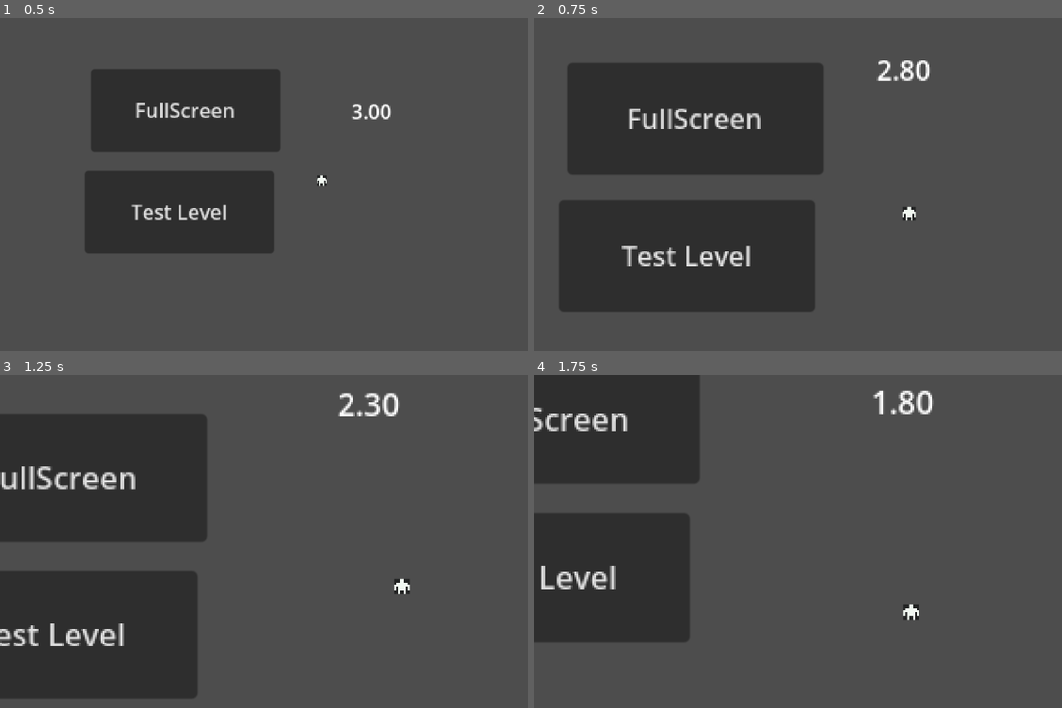
Above: before the commit, frames 1-4 (two rows, left to right).
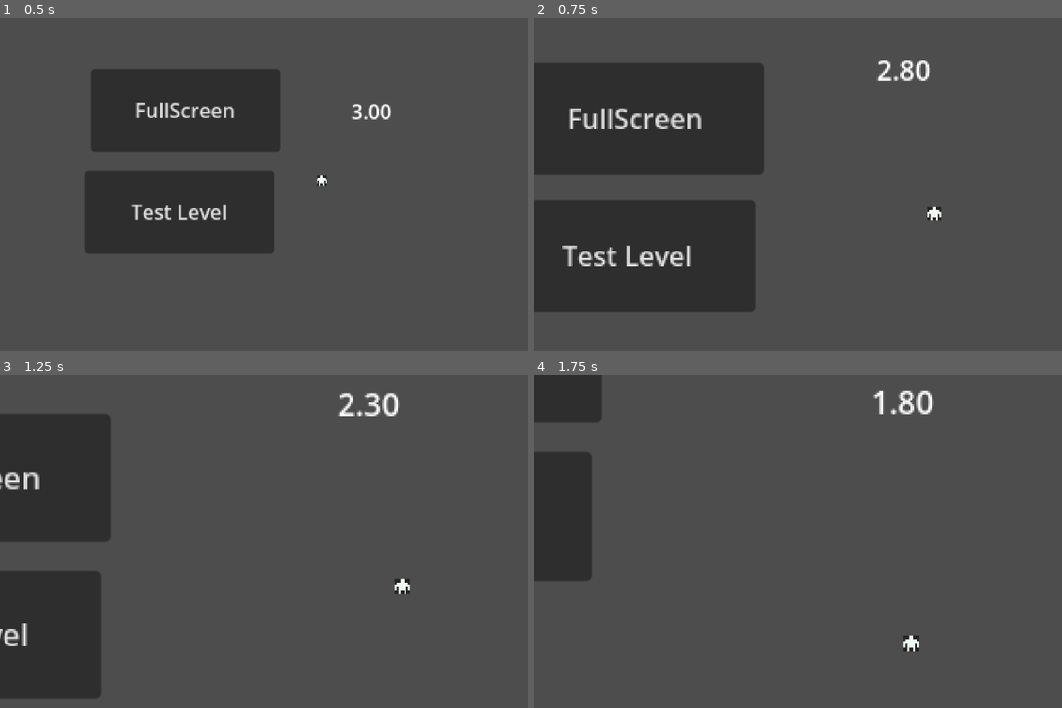
Above: after the commit, the same moments.

Repository: Moustakick/GameJam-Tension
Game: Godot game, scene res://scene/menu.tscn
Two runs of this game, one before a commit and one after it. Both use one fixed random seed, a clock stepped at 60 frames per second and the inputs below.
Inputs (mouse positions are in pixels of both pictures, inside the frame that each line leads up to):
- Up to frame 1 (0.5 s): no input
- Up to frame 2 (0.75 s): move the mouse to (outside the picture) at 0.52 s; hold D (right) from 0.53 s (still down); hold Shift (dash, bound only after the commit) from 0.53 s (still down)
- Up to frame 3 (1.25 s): keep holding D (right); keep holding Shift (dash, bound only after the commit)
- Up to frame 4 (1.75 s): move the mouse to (761, 608) at 1.27 s; release D (right) at 1.28 s; release Shift (dash, bound only after the commit) at 1.28 s; hold Down (down) from 1.28 s (still down); tap Space (attack_key) at 1.35 s; tap Shift (dash, bound only after the commit) at 1.55 s

Frame 1 is identical in both runs. In frame 2, 14% of the frame differs, in the area x 0-78%, y 13-89%; in frame 3, 15%; in frame 4, 18%, in the area x 0-73%, y 0-84%.

Commit message:
implement dash raw

Diff:
--- a/project.godot
+++ b/project.godot
@@ -57,6 +57,11 @@
 "events": [Object(InputEventMouseButton,"resource_local_to_scene":false,"resource_name":"","device":-1,"window_id":0,"a …(253 unchanged characters)…
 ]
 }
+dash={
+"deadzone": 0.5,
+"events": [Object(InputEventKey,"resource_local_to_scene":false,"resource_name":"","device":-1,"window_id":0,"alt_pressed":false,"shift_pressed":false,"ctrl_pressed":false,"meta_pressed":false,"pressed":false,"keycode":0,"physical_keycode":4194325,"key_label":0,"unicode":0,"echo":false,"script":null)
+]
+}
 
 [layer_names]
 
--- a/scripts/player.gd
+++ b/scripts/player.gd
@@ -3,6 +3,7 @@
 
 var FRICTION = 0.4
 var SPEED = 100.0
+var DASH_SPEED = 2000.0
 
 @onready var health = $HealthComponent as HealthComponent
 @onready var sword = preload("res://scene/sword.tscn")
@@ -70,6 +71,11 @@
 		anchor_camera.detach_camera()
 		death_timer.start()
 
+func dash():
+	velocity = Vector2.RIGHT.rotated(last_rotation) * DASH_SPEED
+	print("zoom")
+	pass
+
 func _input(event):
 	# attack with key board
 	if not is_sw_mouse:
@@ -94,6 +100,8 @@
 func _unhandled_input(event):
 	if event.is_action_pressed("ui_cancel"):
 		get_tree().quit()
+	if event.is_action_pressed("dash"):
+		dash()
 
 func _physics_process(delta):
 	get_movement_input()
Not shown: 1 places in scene/levels/level_test.tscn that only renumber resources
